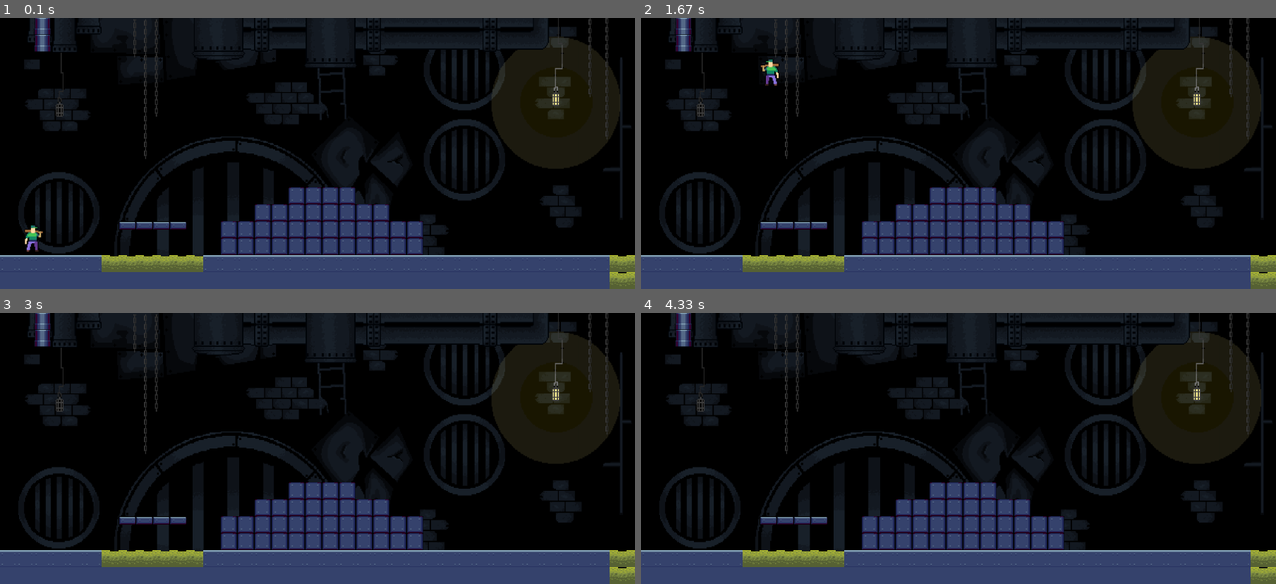
Above: before the commit, frames 1-4 (two rows, left to right).
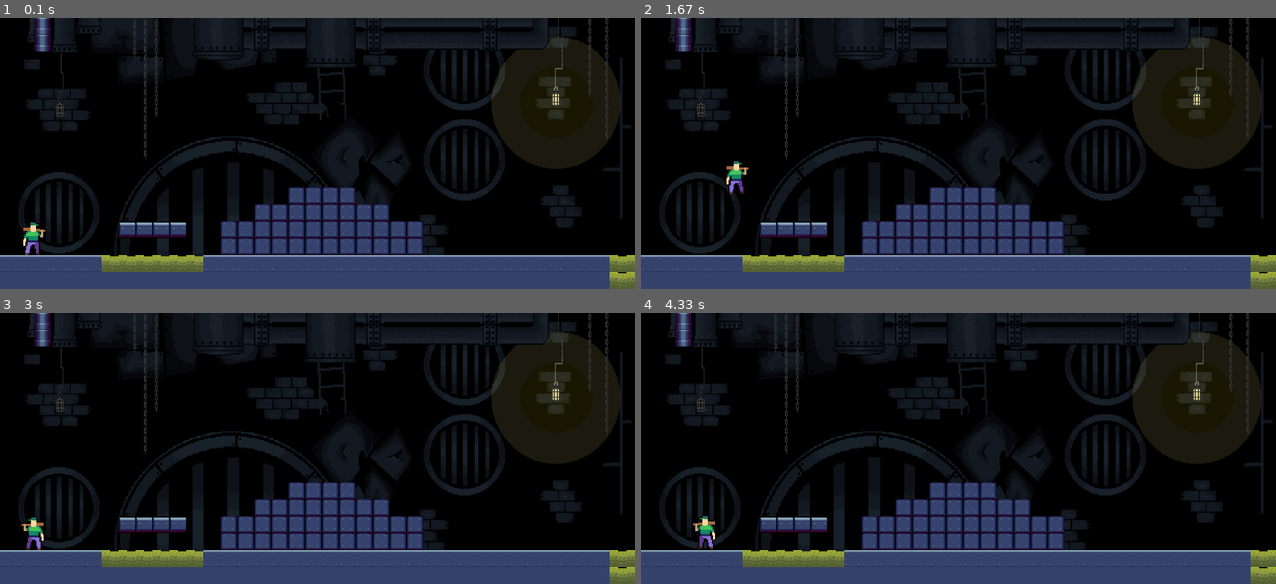
Above: after the commit, the same moments.

Repository: Labourguignonn/JOGO-IP
Game: pygame game, started from world.py
Two runs of this game, one before a commit and one after it. Both use one fixed random seed, a clock stepped at 60 frames per second and the inputs below.
Inputs:
- Up to frame 1 (0.1 s): no input
- Up to frame 2 (1.67 s): hold Right 0.33-0.8 s; hold Up 0.83-1.13 s; hold Right 1.17-1.63 s
- Up to frame 3 (3 s): hold Left 1.67-2.2 s; hold Left 2.23-2.63 s; tap Space at 2.67 s
- Up to frame 4 (4.33 s): hold Up 3-3.37 s; hold Right 3.4-4.03 s; hold Left from 4.07 s (still down)

The runs differ from the first frame. In frame 1, 0.7% of the frame differs, in the area x 3-30%, y 75-88%; in frame 2, 0.9%, in the area x 13-30%, y 15-82%; in frame 3, 0.8%; in frame 4, 0.8%.

Commit message:
new file:   4.png 	new file:   5.png 	modified:   __pycache__/jogador.cpython-311.pyc 	modified:   img/2.png 	modified:   level1_data.csv 	modified:   world.py

Diff:
--- a/level1_data.csv
+++ b/level1_data.csv
@@ -1,16 +1,16 @@
 -1,-1,4,-1,-1,-1,-1,-1,-1,-1,-1,-1,-1,-1,-1,-1,-1,-1,-1,-1,-1,-1,-1,-1,-1,-1,-1,-1,-1,-1,-1,-1,-1,-1,-1,-1,-1,-1,-1,-1, …(326 unchanged characters)…
 -1,-1,4,-1,-1,-1,-1,-1,-1,-1,-1,-1,-1,-1,-1,-1,-1,-1,-1,-1,-1,-1,-1,-1,-1,-1,-1,-1,-1,-1,-1,-1,-1,-1,-1,-1,-1,-1,-1,-1, …(326 unchanged characters)…
--1,-1,8,-1,-1,-1,-1,-1,-1,-1,-1,-1,-1,-1,-1,-1,-1,-1,-1,-1,- …(67 unchanged characters)… ,-1,-1,-1,-1,-1,-1,-1,-1,-1,-1,-1,-1,-1,-1,-1,-1,-1,-1,-1,-1,-1,-1,-1,-1,-1,-1,-1,-1,-1,-1, …(228 unchanged characters)…
--1,-1,-1,-1,-1,-1,-1,-1,-1,-1,-1,-1,-1,-1,-1,-1,-1,-1,-1,-1, …(71 unchanged characters)… ,-1,-1,-1,-1,-1,-1,-1,-1,-1,-1,-1,-1,-1,2,2,2,2,-1,-1,-1,-1,-1,-1,-1,-1,-1,-1,-1,-1,-1, …(220 unchanged characters)…
--1,-1,-1,-1,-1,-1,-1,-1,-1,-1,-1,-1,-1,-1,-1,-1,-1,-1,-1,-1, …(80 unchanged characters)… ,-1,-1,-1,-1,-1,-1,-1,-1,-1,-1,-1,-1,-1,8,-1,-1,-1,-1,-1,-1,-1,-1,-1,-1,-1,-1,-1,-1,-1,-1,-1,-1,-1,-1,-1,-1,-1,-1,-1,-1,-1,-1,-1,-1,-1,-1,-1,-1,-1,-1,-1,-1,-1,-1,-1,-1,-1,-1,-1,-1,-1,-1,-1,-1,-1,-1,-1,-1,-1,-1,-1,-1,-1,-1,-1,-1,-1,-1,-1,-1,-1,-1,-1,-1,-1,-1,-1,-1,-1,-1,-1,-1,-1,-1,-1,-1,-1,2,2,2,2,-1,-1
--1,-1,-1,-1,-1,-1,-1,-1,-1,-1,-1,-1,-1,-1,-1,-1,-1,-1,-1,-1, …(306 unchanged characters)… ,-1,-1,-1,-1,-1,-1,-1,-1,-1,-1,-1,-1,-1,-1,-1,-1,-1,7,-1,-1,8,-1,-1,-1,-1,-1
--1,-1,-1,-1,-1,-1,-1,-1,-1,-1,-1,-1,-1,-1,-1,-1,-1,-1,-1,-1, …(303 unchanged characters)… ,-1,-1,-1,-1,-1,-1,-1,-1,-1,-1,-1,-1,-1,-1,-1,2,2,2,2,-1,-1,-1,-1,-1,-1,-1
--1,-1,-1,-1,-1,-1,-1,-1,-1,-1,-1,-1,-1,-1,-1,-1,-1,-1,-1,-1, …(215 unchanged characters)… 1,2,2,2,2,2,-1,-1,-1,-1,-1,-1,-1,-1,2,2,2,2,2,2,8,-1,-1,-1,-1,-1,-1,7,-1,-1,-1,-1,-1,-1,-1,-1,-1,-1,-1,-1,-1,-1,-1,-1,-1,-1,8,-1,-1,-1,-1,7,-1,-1,-1,-1,-1
--1,-1,-1,-1,-1,-1,-1,-1,-1,-1,-1,-1,-1,-1,-1,-1,-1,-1,-1,-1, …(223 unchanged characters)… ,-1,-1,-1,-1,-1,-1,-1,-1,-1,-1,-1,-1,-1,-1,-1,-1,-1,-1,-1,-1,-1,-1,5,5,5,5,-1,-1,-1,-1,-1,-1,-1,-1,-1,-1,-1,-1,-1,-1,-1,-1,-1,-1,-1,-1,-1,2,2,2,2,-1,-1,-1
--1,-1,-1,-1,-1,-1,-1,-1,-1,-1,-1,-1,-1,-1,-1,-1,-1,-1,7,-1,- …(99 unchanged characters)… ,-1,-1,-1,-1,-1,-1,-1,-1,-1,-1,-1,2,2,2,-1,-1,-1,-1,-1,-1,-1,-1,-1,5,5,5,5,-1,-1,-1,-1,-1,-1,2,2,2,2,2,-1,-1,-1,-1,-1,-1,-1,-1,-1,-1,-1,7,-1,-1,-1,-1,-1,4,-1,-1,-1,-1,-1,-1,5,5,5,5,5,5,5,5,-1,-1,-1,-1,-1,-1,-1,-1,-1,-1,-1,-1,-1,-1,-1,-1,-1,-1,-1,-1,-1,-1,-1,-1,-1,-1
+-1,-1,8,-1,-1,-1,-1,-1,-1,-1,-1,-1,-1,-1,-1,-1,-1,-1,-1,-1,- …(67 unchanged characters)… ,-1,-1,-1,-1,-1,-1,-1,-1,-1,-1,-1,-1,-1,2,2,2,2,-1,-1,-1,-1,-1,-1,-1,-1,-1,-1,-1,-1,-1, …(228 unchanged characters)…
+-1,-1,-1,-1,-1,-1,-1,-1,-1,-1,-1,-1,-1,-1,-1,-1,-1,-1,-1,-1, …(71 unchanged characters)… ,-1,-1,-1,-1,-1,-1,-1,-1,-1,-1,-1,-1,-1,-1,-1,-1,-1,-1,-1,-1,-1,-1,-1,-1,-1,-1,-1,-1,-1,-1, …(220 unchanged characters)…
+-1,-1,-1,-1,-1,-1,-1,-1,-1,-1,-1,-1,-1,-1,-1,-1,-1,-1,-1,-1, …(80 unchanged characters)… ,-1,-1,-1,-1,-1,-1,-1,-1,-1,-1,-1,-1,-1,-1,-1,-1,-1,-1,-1,-1,-1,-1,-1,-1,-1,-1,-1,-1,-1,-1,-1,-1,-1,-1,-1,-1,-1,-1,-1,-1,-1,-1,-1,-1,-1,-1,-1,-1,-1,-1,-1,-1,-1,-1,-1,-1,-1,-1,-1,-1,-1,-1,-1,-1,-1,-1,-1,-1,-1,-1,-1,-1,-1,-1,-1,-1,-1,-1,-1,-1,-1,-1,-1,-1,-1,-1,-1,-1,-1,-1,-1,-1,-1,-1,-1,-1,-1,-1,-1,-1,-1,-1,-1
+-1,-1,-1,-1,-1,-1,-1,-1,-1,-1,-1,-1,-1,-1,-1,-1,-1,-1,-1,-1, …(306 unchanged characters)… ,-1,-1,-1,-1,-1,-1,-1,-1,-1,-1,-1,-1,-1,7,-1,-1,-1,-1,-1,-1,8,-1,-1,-1,-1,-1
+-1,-1,-1,-1,-1,-1,-1,-1,-1,-1,-1,-1,-1,-1,-1,-1,-1,-1,-1,-1, …(303 unchanged characters)… ,-1,-1,-1,-1,-1,-1,-1,-1,-1,-1,-1,-1,-1,2,2,2,2,-1,-1,-1,-1,-1,-1,-1,-1,-1
+-1,-1,-1,-1,-1,-1,-1,-1,-1,-1,-1,-1,-1,-1,-1,-1,-1,-1,-1,-1, …(215 unchanged characters)… 1,2,2,2,2,2,-1,-1,-1,-1,-1,-1,-1,-1,2,2,4,2,2,-1,8,-1,-1,-1,-1,-1,-1,7,-1,-1,-1,-1,-1,-1,-1,-1,-1,-1,-1,-1,-1,-1,-1,-1,-1,-1,8,-1,-1,-1,-1,-1,-1,-1,-1,-1,-1
+-1,-1,-1,-1,-1,-1,-1,-1,-1,-1,-1,-1,-1,-1,-1,-1,-1,-1,-1,-1, …(223 unchanged characters)… ,-1,-1,-1,-1,-1,-1,-1,-1,-1,-1,-1,-1,-1,4,-1,-1,-1,-1,-1,-1,-1,-1,5,5,5,5,-1,-1,-1,-1,-1,-1,-1,-1,-1,-1,-1,-1,-1,-1,-1,-1,-1,-1,-1,-1,-1,-1,-1,-1,-1,-1,-1,-1
+-1,-1,-1,-1,-1,-1,-1,-1,-1,-1,-1,-1,-1,-1,-1,-1,-1,-1,7,-1,- …(99 unchanged characters)… ,-1,-1,-1,-1,-1,-1,-1,-1,-1,-1,-1,2,2,2,2,-1,-1,-1,-1,-1,-1,-1,-1,5,5,5,5,-1,-1,-1,-1,-1,-1,2,2,2,2,2,-1,-1,-1,-1,-1,-1,-1,-1,-1,-1,-1,7,-1,-1,-1,-1,-1,4,-1,-1,-1,-1,-1,-1,5,5,5,5,5,5,5,5,-1,-1,-1,-1,-1,-1,-1,-1,-1,-1,-1,-1,-1,-1,-1,-1,-1,-1,-1,-1,-1,2,2,2,2,2
 -1,-1,-1,-1,-1,-1,-1,-1,-1,-1,-1,-1,-1,-1,-1,-1,-1,5,5,5,5,-1,-1,-1,-1,-1,-1,-1,-1,-1,-1,-1,-1,-1,-1,-1,-1,-1,-1,-1,-1, …(300 unchanged characters)…
--1,-1,-1,-1,-1,-1,-1,-1,-1,-1,-1,-1,-1,-1,-1,5,5,5,5,5,5,5,5,7,-1,-1,-1,-1,-1,-1,-1,-1,-1,-1,-1,-1,-1,-1,-1,-1,-1,-1,-1,-1,-1,-1,-1,-1,5,5,5,5,5,5,5,5,-1,-1,-1,-1,-1,-1,-1,-1,-1,-1,-1,-1,-1,-1,-1,-1,-1,-1,7,5,5,5,5,5,5,5,5,7,-1,-1,-1,-1,-1,-1,-1,-1,-1,-1,-1,-1,-1,-1,-1,-1,-1,5,5,5,5,5,5,-1,-1,4,-1,-1,-1,-1,5,5,5,5,5,5,5,5,5,5,5,5,5,5,-1,-1,-1,-1,-1,-1,-1,-1,-1,-1,-1,-1,2,2,2,2,-1,-1,-1,-1,-1,-1
--1,-1,-1,-1,-1,-1,-1,2,2,2,2,-1,-1,5,5,5,5,5,5,5,5,5,5,5,5,- …(262 unchanged characters)… 5,5,-1,-1,-1,-1,-1,-1,-1,-1,-1,-1,-1,-1,-1,-1,-1,-1,-1,-1,-1,-1,-1,-1
--1,-1,6,-1,-1,-1,-1,-1,-1,-1,-1,-1,-1,5,5,5,5,5,5,5,5,5,5,5,5,-1,-1,7,-1,-1,-1,7,-1,-1,7,-1,-1,-1,-1,-1,-1,-1,-1,-1,-1,-1,5,5,5,5,5,5,5,5,5,5,7,-1,-1,-1,-1,-1,-1,-1,-1,-1,-1,-1,7,-1,- …(201 unchanged characters)…
+-1,-1,-1,-1,-1,-1,-1,-1,-1,-1,-1,-1,-1,-1,-1,5,5,5,5,5,5,5,5,-1,-1,-1,-1,-1,-1,-1,-1,-1,-1,-1,-1,-1,-1,-1,-1,-1,-1,-1,-1,-1,-1,-1,-1,-1,5,5,5,5,5,5,5,5,-1,-1,-1,-1,-1,-1,-1,-1,-1,-1,-1,-1,-1,-1,-1,-1,-1,-1,7,5,5,5,5,5,5,5,5,7,-1,-1,-1,-1,-1,-1,-1,-1,-1,-1,-1,-1,-1,-1,-1,-1,-1,5,5,5,5,5,5,-1,-1,4,-1,-1,-1,-1,5,5,5,5,5,5,5,5,5,5,5,5,5,5,-1,-1,-1,-1,-1,-1,-1,-1,-1,-1,-1,-1,-1,-1,-1,-1,-1,-1,-1,-1,-1,-1
+-1,-1,-1,-1,-1,-1,-1,2,2,2,2,-1,-1,5,5,5,5,5,5,5,5,5,5,5,5,- …(262 unchanged characters)… 5,5,-1,-1,-1,-1,-1,-1,-1,-1,-1,-1,-1,-1,2,2,2,-1,-1,-1,-1,-1,-1,-1
+-1,-1,6,-1,-1,-1,-1,-1,-1,-1,-1,-1,-1,5,5,5,5,5,5,5,5,5,5,5,5,-1,-1,7,-1,-1,-1,-1,-1,-1,7,-1,-1,-1,-1,-1,-1,-1,-1,-1,-1,-1,5,5,5,5,5,5,5,5,5,5,-1,-1,-1,-1,-1,-1,-1,-1,-1,-1,-1,-1,7,-1,- …(201 unchanged characters)…
 0,0,0,0,0,0,3,3,3,3,3,3,0,0,0,0,0,0,0,0,0,0,0,0,0,0,0,0,0,0,0,0,0,0,0,0,3,3,3,3,0,0,-1,-1,-1,-1,0,0,0,0,0,0,0,0,0,0,0,3 …(184 unchanged characters)…
 1,1,1,1,1,1,1,1,1,1,1,1,1,1,1,1,1,1,1,1,1,1,1,1,1,1,1,1,1,1,1,1,1,1,1,1,3,3,3,3,1,1,-1,-1,-1,-1,1,1,1,1,1,1,1,1,1,1,1,1 …(184 unchanged characters)…
--- a/world.py
+++ b/world.py
@@ -15,10 +15,11 @@
 pygame.display.set_caption('Após a enchente')
 
 ################### LUCAS ###############################
-FPS = 120
+FPS = 60
 clock = pygame.time.Clock()
-PLAYER_VEL = 2
+PLAYER_VEL = 3
 SCROLL_THRESH = 300
+GRAVITY = 0.1
 
 ############### FABY ####################
 #variaveis scrool
@@ -97,7 +98,7 @@
                     if tile == 7 or tile == 8:
                         pass #inimigos
                     if tile == 6:
-                        player = Jogador('player', x * tamanho, y *tamanho,PLAYER_VEL,2.00)#tamanhos do personagem(Lucas)
+                        player = Jogador('player', x * tamanho, y *tamanho,PLAYER_VEL,2.50)#tamanhos do personagem(Lucas)
 
         return player
     def draw(self):
@@ -107,7 +108,6 @@
 
 class Jogador(pygame.sprite.Sprite):
     PLAYER_VEL = 1
-    GRAVITY = 0.1
     #INICIO DAS VARIAVEIS PRINCIPAIS
     def __init__(self, char_type, x, y,vel, scale):
         pygame.sprite.Sprite.__init__(self)
@@ -122,7 +122,7 @@
         self.flip = False
         self.virar = 1
         #####
-        self.fall_count = True
+        self.fall = False
         self.jump_count = False
         self.ataque = False
         self.width = 55
@@ -157,7 +157,7 @@
 
     def update_animation(self):
         #update animation
-        ANIMATION_DELAY = 100
+        ANIMATION_DELAY = 130
         #update image depending on current frame
         self.image = self.animation_list[self.action][self.frame_index]
         #check if enough time has passed since the last update
@@ -191,8 +191,19 @@
 
         if mover_direita:
           dx = self.x_vel
-          self.flip = True
+          self.flip = False
           self.virar = 1
+
+        if self.jump_count == True and self.fall == False:
+          self.y_vel = -4
+          self.jump_count = False
+          self.fall = True
+
+        self.y_vel += GRAVITY
+        if self.y_vel > 10:
+            self.y_vel
+        dy += self.y_vel
+
 
         #check for collision
         scroll = 0
@@ -209,13 +220,14 @@
                 #check if above the ground, i.e. falling
                 elif self.y_vel >= 0:
                     self.y_vel = 0
+                    self.fall = False
                     self.jump_count = False
                     dy = tile[1].top - self.rect.bottom
         #check for collision with water
         if pygame.sprite.spritecollide(self, water_group, False):
             self.health = 0
         if self.char_type == 'player':
-            if self.rect.left + dx < -50 or self.rect.right + dx > largura + 50:
+            if self.rect.left + dx < 0 or self.rect.right + dx > largura + 0:
                 dx = 0
         self.rect.x += dx
         self.rect.y += dy
@@ -227,10 +239,6 @@
                 scroll = -dx
         return scroll
 
-    def jump(self):
-        if self.jump_count == False:
-          self.y_vel = -4
-          self.jump_count = True
 
     def atacar(self):
         if self.ataque == False:
@@ -279,7 +287,7 @@
     water_group.update()
     water_group.draw(tela)
 
-    if mover_direita or mover_esquerda:
+    if (mover_direita or mover_esquerda) and player.fall == False:
         player.update_action(1) #walk
     else:
         player.update_action(0)#0: idle
@@ -300,7 +308,7 @@
             if event.key == pygame.K_RIGHT:
                 mover_direita = True
             if event.key == pygame.K_UP: #pulo do personagem
-                player.jump()
+                player.jump_count = True
             if event.key == pygame.K_SPACE:
                 player.atacar()
         if event.type == pygame.KEYUP:
Binary file added: 4.png
Binary file added: 5.png
Binary file changed: img/2.png
